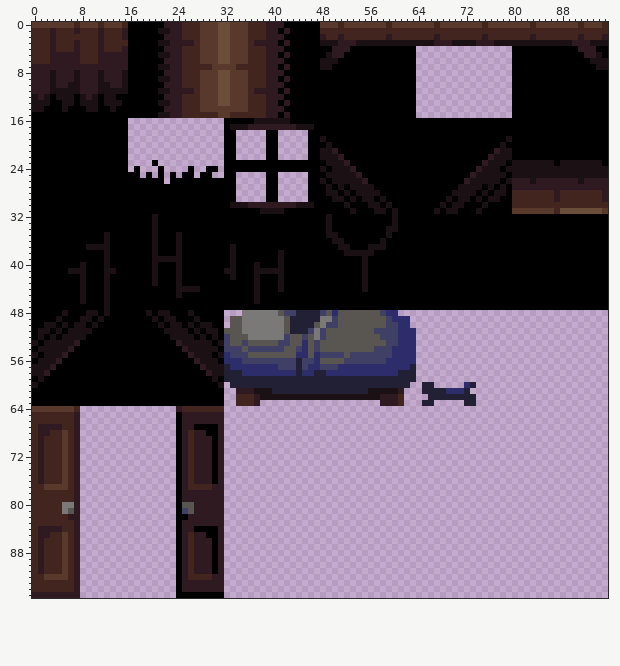
Sprite sheet: Assets/Sprites/BedroomTiles.png. That is the earlier state.
The file is 96x96 pixels.
The same view after the edit:
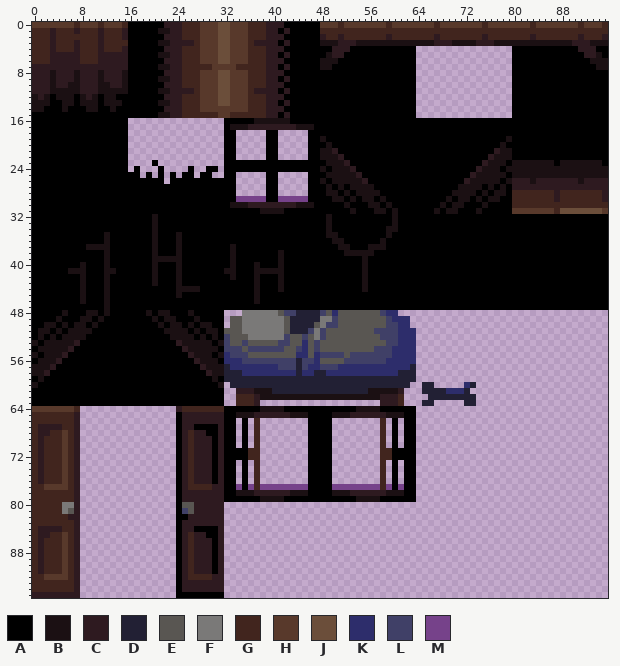
Palette (. is transparent): A #000000  B #1b1013  C #2e1a20  D #222034  E #595652  F #7a7978  G #41251e  H #58392b  J #6b4e3a  K #2d2d6b  L #404067  M #76428a
The edit:
y 29: x 34..38 ..... -> MMMMM; x 41..45 ..... -> MMMMM
y 64: x 32..63 ................................ -> AAAAAABBBBAAAAAAAAAAAABBBBAAAAAA
y 65: x 32..63 ................................ -> AABBBCCCCCCBBBAAAABBBCCCCCCBBBAA
y 66..70: x 32..33 .. -> AA; x 35 . -> A; x 37 . -> G; x 46..49 .... -> AAAA; x 58 . -> G; x 60 . -> A; x 62..63 .. -> AA
y 71..72: x 32..37 ...... -> AAAAGG; x 46..49 .... -> AAAA; x 58..63 ...... -> GGAAAA
y 73..76: x 32..33 .. -> AA; x 35 . -> A; x 37 . -> G; x 46..49 .... -> AAAA; x 58 . -> G; x 60 . -> A; x 62..63 .. -> AA
y 77: x 32..63 ................................ -> AAMAMGMMMMMMMMAAAAMMMMMMMMGMAMAA
y 78: x 32..63 ................................ -> AABBBCCCCCCBBBAAAABBBCCCCCCBBBAA
y 79: x 32..63 ................................ -> AAAAAABBBBAAAAAAAAAAAABBBBAAAAAA
